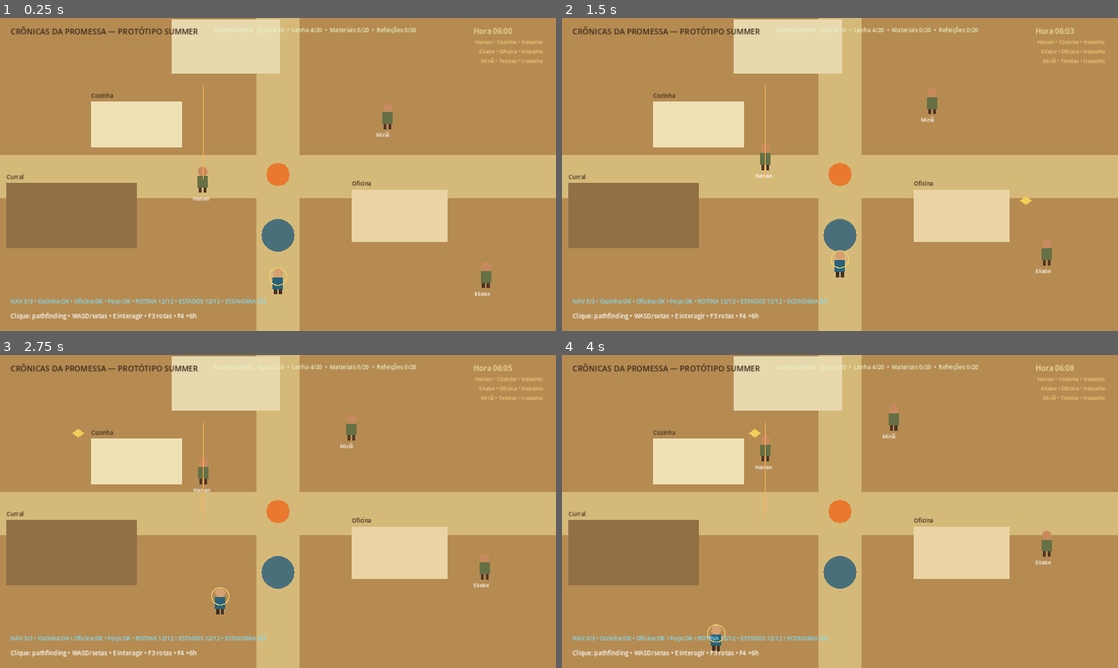
Above: before the commit, frames 1-4 (two rows, left to right).
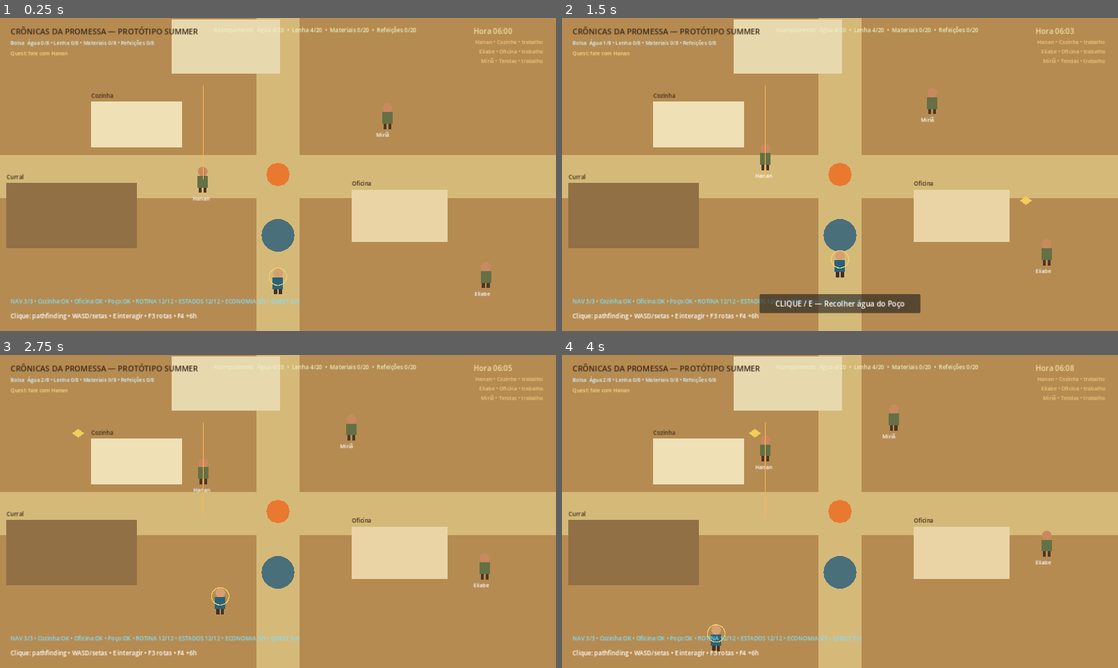
Above: after the commit, the same moments.

Repository: heitoribeiro/cronicas-da-promessa-web
Game: Godot game, scene res://scenes/main.tscn
Same seed, same stepped clock (60 frames per second), same inputs: the game is played once before the commit and once after it.
Inputs (mouse positions are in pixels of both pictures, inside the frame that each line leads up to):
- Up to frame 1 (0.25 s): no input
- Up to frame 2 (1.5 s): tap Enter at 0.5 s; move the mouse to (812, 237) at 0.52 s; hold W from 0.53 s (still down); tap E at 0.6, 1.35 s; click (812, 237) at 0.67 s; move the mouse to (1006, 221) at 1.27 s; click (1006, 221) at 1.42 s
- Up to frame 3 (2.75 s): move the mouse to (111, 464) at 2.02 s; release W at 2.03 s; hold A from 2.03 s (still down); tap E at 2.1 s; click (111, 464) at 2.17 s
- Up to frame 4 (4 s): move the mouse to (867, 511) at 2.77 s; tap E at 2.85, 3.6 s; click (867, 511) at 2.92 s; move the mouse to (756, 433) at 3.52 s; release A at 3.53 s; hold S from 3.53 s (still down); click (756, 433) at 3.67 s

The runs differ from the first frame. In frame 1, 0.4% of the frame differs, in the area x 1-54%, y 6-92%; in frame 2, 2.1%, in the area x 1-65%, y 6-95%; in frame 3, 0.4%; in frame 4, 0.4%.

Commit message:
feat: connect player inventory and water delivery quest

Diff:
--- a/summer-prototype/scripts/main.gd
+++ b/summer-prototype/scripts/main.gd
@@ -25,11 +25,25 @@
 var routine_self_test_summary := "ROTINA: aguardando autoteste"
 var behavior_self_test_summary := "ESTADOS: aguardando autoteste"
 var economy_self_test_summary := "ECONOMIA: aguardando autoteste"
+var quest_self_test_summary := "QUEST: aguardando autoteste"
 var clock_label: Label
 var routine_label: Label
 var resource_label: Label
+var inventory_label: Label
+var quest_label: Label
+var active_interaction_target := ""
 
 const RESOURCE_CAP := 20
+const PLAYER_RESOURCE_CAP := 8
+const QUEST_WATER_REQUIRED := 2
+const WELL_POSITION := Vector2(640, 500)
+
+var player_inventory: Dictionary = {
+	"agua": 0,
+	"lenha": 0,
+	"materiais": 0,
+	"refeicoes": 0
+}
 var camp_resources: Dictionary = {
 	"agua": 4,
 	"lenha": 4,
@@ -55,6 +69,7 @@
 	_run_routine_self_tests()
 	_run_behavior_self_tests()
 	_run_economy_self_tests()
+	_run_player_quest_self_tests()
 	_build_ui()
 	_spawn_player()
 	_spawn_hanan()
@@ -73,11 +88,18 @@
 	_update_clock_ui()
 	_update_resource_ui()
 
-	var nearby := player.global_position.distance_to(hanan.global_position) <= 82.0
-	prompt_panel.visible = nearby and not dialogue_panel.visible
-
-	if nearby:
+	var hanan_nearby := player.global_position.distance_to(hanan.global_position) <= 82.0
+	var well_nearby := player.global_position.distance_to(WELL_POSITION) <= 92.0
+
+	active_interaction_target = ""
+	if hanan_nearby:
+		active_interaction_target = "hanan"
 		prompt_label.text = "CLIQUE / E — Falar com Hanan"
+	elif well_nearby:
+		active_interaction_target = "well"
+		prompt_label.text = "CLIQUE / E — Recolher água do Poço"
+
+	prompt_panel.visible = active_interaction_target != "" and not dialogue_panel.visible
 
 
 func _unhandled_input(event: InputEvent) -> void:
@@ -111,8 +133,8 @@
 			get_viewport().set_input_as_handled()
 			return
 		if key_event.pressed and not key_event.echo and key_event.keycode == KEY_E:
-			if player.global_position.distance_to(hanan.global_position) <= 82.0:
-				_interact_with_hanan()
+			if active_interaction_target != "":
+				_interact_current_target()
 				get_viewport().set_input_as_handled()
 				return
 
@@ -121,15 +143,15 @@
 		if mouse_event.button_index == MOUSE_BUTTON_LEFT and mouse_event.pressed:
 			var prompt_rect := prompt_panel.get_global_rect()
 			if prompt_rect.has_point(mouse_event.position):
-				_interact_with_hanan()
+				_interact_current_target()
 				get_viewport().set_input_as_handled()
 
 func _on_prompt_gui_input(event: InputEvent) -> void:
 	if event is InputEventMouseButton:
 		var mouse_event := event as InputEventMouseButton
 		if mouse_event.button_index == MOUSE_BUTTON_LEFT and mouse_event.pressed:
-			if player != null and hanan != null and player.global_position.distance_to(hanan.global_position) <= 82.0:
-				_interact_with_hanan()
+			if active_interaction_target != "":
+				_interact_current_target()
 				get_viewport().set_input_as_handled()
 
 func _build_world() -> void:
@@ -487,6 +509,106 @@
 	economy_self_test_summary = "ECONOMIA %d/%d" % [passed, checks.size()]
 	print("[ECONOMYTEST] ", economy_self_test_summary)
 
+func _inventory_has_requirements(inventory: Dictionary, requirements: Dictionary) -> bool:
+	for resource_key in requirements.keys():
+		var resource_id := String(resource_key)
+		var required := int(requirements[resource_key])
+		if int(inventory.get(resource_id, 0)) < required:
+			return false
+	return true
+
+func _player_add_resource(resource_id: String, amount: int) -> int:
+	var current := int(player_inventory.get(resource_id, 0))
+	var updated := clampi(current + amount, 0, PLAYER_RESOURCE_CAP)
+	player_inventory[resource_id] = updated
+	_update_inventory_ui()
+	return updated - current
+
+func _can_deposit_delivery(requirements: Dictionary) -> bool:
+	if not _inventory_has_requirements(player_inventory, requirements):
+		return false
+	for resource_key in requirements.keys():
+		var resource_id := String(resource_key)
+		var amount := int(requirements[resource_key])
+		if int(camp_resources.get(resource_id, 0)) + amount > RESOURCE_CAP:
+			return false
+	return true
+
+func _deposit_player_delivery(requirements: Dictionary) -> bool:
+	if not _can_deposit_delivery(requirements):
+		return false
+	for resource_key in requirements.keys():
+		var resource_id := String(resource_key)
+		var amount := int(requirements[resource_key])
+		player_inventory[resource_id] = int(player_inventory.get(resource_id, 0)) - amount
+		camp_resources[resource_id] = int(camp_resources.get(resource_id, 0)) + amount
+	_update_inventory_ui()
+	_update_resource_ui()
+	return true
+
+func _quest_requirements() -> Dictionary:
+	return {"agua": QUEST_WATER_REQUIRED}
+
+func _quest_progress_text() -> String:
+	if not quest_started:
+		return "Quest: fale com Hanan"
+	if quest_completed:
+		return "Quest concluída: Água para a Cozinha"
+	var current := int(player_inventory.get("agua", 0))
+	return "Quest: Água para a Cozinha • %d/%d na Bolsa" % [current, QUEST_WATER_REQUIRED]
+
+func _update_inventory_ui() -> void:
+	if inventory_label != null:
+		inventory_label.text = "Bolsa  Água %d/%d • Lenha %d/%d • Materiais %d/%d • Refeições %d/%d" % [
+			int(player_inventory.get("agua", 0)), PLAYER_RESOURCE_CAP,
+			int(player_inventory.get("lenha", 0)), PLAYER_RESOURCE_CAP,
+			int(player_inventory.get("materiais", 0)), PLAYER_RESOURCE_CAP,
+			int(player_inventory.get("refeicoes", 0)), PLAYER_RESOURCE_CAP
+		]
+	if quest_label != null:
+		quest_label.text = _quest_progress_text()
+
+func _interact_current_target() -> void:
+	match active_interaction_target:
+		"hanan":
+			_interact_with_hanan()
+		"well":
+			_collect_water_from_well()
+
+func _collect_water_from_well() -> void:
+	if int(player_inventory.get("agua", 0)) >= PLAYER_RESOURCE_CAP:
+		_show_system_dialogue("Poço", "Sua Bolsa já está no limite de Água.")
+		return
+
+	var added := _player_add_resource("agua", 1)
+	print("[PLAYERRESOURCE] Água +", added, " • Bolsa=", player_inventory["agua"])
+	_show_system_dialogue("Poço", "Você recolheu 1 unidade de Água. %s" % _quest_progress_text())
+
+func _show_system_dialogue(title: String, text: String) -> void:
+	dialogue_title.text = title
+	dialogue_text.text = text
+	dialogue_panel.visible = true
+	prompt_panel.visible = false
+
+func _run_player_quest_self_tests() -> void:
+	var empty_inventory := {"agua": 0}
+	var one_water := {"agua": 1}
+	var enough_water := {"agua": 2}
+	var requirements := {"agua": QUEST_WATER_REQUIRED}
+	var checks: Array[bool] = [
+		not _inventory_has_requirements(empty_inventory, requirements),
+		not _inventory_has_requirements(one_water, requirements),
+		_inventory_has_requirements(enough_water, requirements),
+		clampi(7 + 2, 0, PLAYER_RESOURCE_CAP) == PLAYER_RESOURCE_CAP,
+		QUEST_WATER_REQUIRED == 2
+	]
+	var passed := 0
+	for check in checks:
+		if check:
+			passed += 1
+	quest_self_test_summary = "QUEST %d/%d" % [passed, checks.size()]
+	print("[QUESTTEST] ", quest_self_test_summary)
+
 func _build_navigation_grid() -> void:
 	navigation_grid.region = Rect2i(0, 0, int(ceil(1280.0 / NAV_CELL_SIZE)), int(ceil(720.0 / NAV_CELL_SIZE)))
 	navigation_grid.cell_size = Vector2(NAV_CELL_SIZE, NAV_CELL_SIZE)
@@ -670,6 +792,21 @@
 	canvas.add_child(resource_label)
 	_update_resource_ui()
 
+	inventory_label = Label.new()
+	inventory_label.position = Vector2(24, 48)
+	inventory_label.size = Vector2(650, 22)
+	inventory_label.add_theme_font_size_override("font_size", 12)
+	inventory_label.add_theme_color_override("font_color", Color("#d9f4ff"))
+	canvas.add_child(inventory_label)
+
+	quest_label = Label.new()
+	quest_label.position = Vector2(24, 72)
+	quest_label.size = Vector2(650, 22)
+	quest_label.add_theme_font_size_override("font_size", 12)
+	quest_label.add_theme_color_override("font_color", Color("#f6dc86"))
+	canvas.add_child(quest_label)
+	_update_inventory_ui()
+
 	clock_label = Label.new()
 	clock_label.position = Vector2(1090, 18)
 	clock_label.add_theme_font_size_override("font_size", 17)
@@ -685,7 +822,7 @@
 	canvas.add_child(routine_label)
 
 	navigation_debug_label = Label.new()
-	navigation_debug_label.text = "%s • %s • %s • %s" % [navigation_self_test_summary, routine_self_test_summary, behavior_self_test_summary, economy_self_test_summary]
+	navigation_debug_label.text = "%s • %s • %s • %s • %s" % [navigation_self_test_summary, routine_self_test_summary, behavior_self_test_summary, economy_self_test_summary, quest_self_test_summary]
 	navigation_debug_label.position = Vector2(24, 642)
 	navigation_debug_label.add_theme_font_size_override("font_size", 13)
 	navigation_debug_label.add_theme_color_override("font_color", Color("#7ee0ff"))
@@ -862,12 +999,25 @@
 
 	if not quest_started:
 		quest_started = true
-		dialogue_text.text = "A cozinha precisa de água antes que o movimento aumente. Este protótipo já valida movimentação, colisão, patrulha de NPC e interação."
+		dialogue_text.text = "A Cozinha precisa de água. Vá até o Poço, recolha %d unidades de Água e traga-as para mim." % QUEST_WATER_REQUIRED
+		print("[QUEST] Iniciada: Água para a Cozinha • requisito=", QUEST_WATER_REQUIRED)
+		_update_inventory_ui()
 	elif not quest_completed:
-		quest_completed = true
-		dialogue_text.text = "Muito bem. Na próxima etapa, esta missão será ligada ao inventário e ao sistema de quests do jogo web."
+		var requirements := _quest_requirements()
+		if _inventory_has_requirements(player_inventory, requirements):
+			if _deposit_player_delivery(requirements):
+				quest_completed = true
+				dialogue_text.text = "Muito bem. As %d unidades de Água foram entregues à Cozinha. A missão está concluída." % QUEST_WATER_REQUIRED
+				print("[QUEST] Concluída: Água para a Cozinha")
+				_update_inventory_ui()
+			else:
+				dialogue_text.text = "Você trouxe a Água, mas o estoque do acampamento está cheio. Use ou aguarde consumo antes de entregar."
+		else:
+			dialogue_text.text = "Ainda precisamos de Água. Você tem %d/%d unidades na Bolsa." % [
+				int(player_inventory.get("agua", 0)), QUEST_WATER_REQUIRED
+			]
 	else:
-		dialogue_text.text = "O protótipo Summer está funcionando. Podemos migrar os sistemas mecânicos gradualmente."
+		dialogue_text.text = "A Água já foi entregue. Continue ajudando o acampamento conforme as necessidades surgirem."
 
 func _create_path(rect: Rect2, color: Color) -> void:
 	var polygon := Polygon2D.new()
